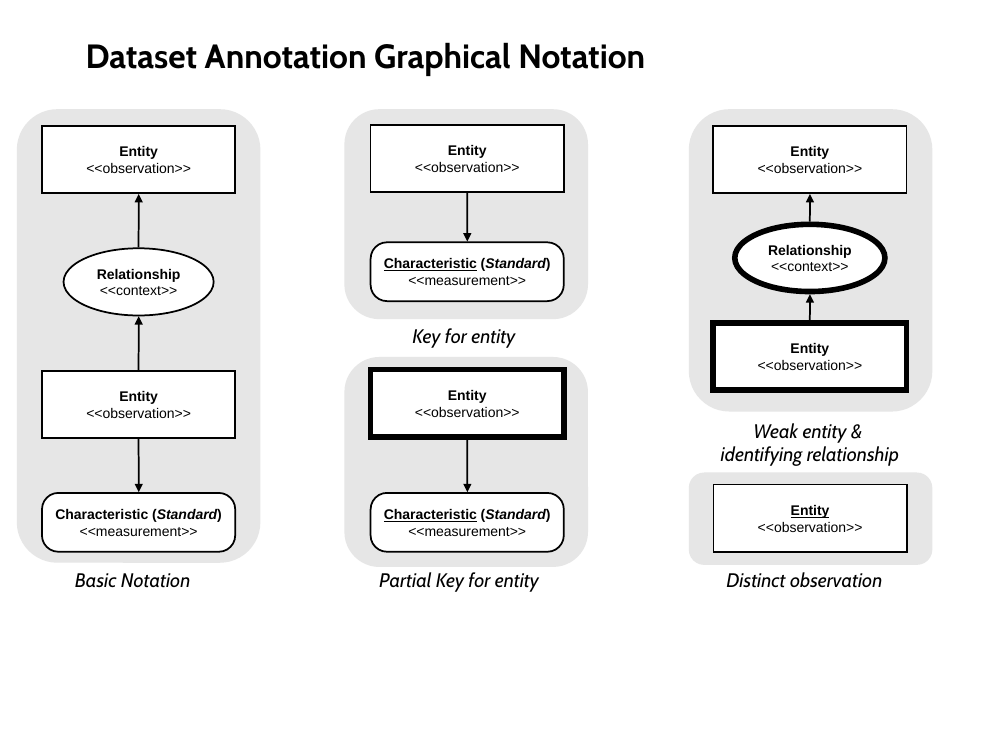
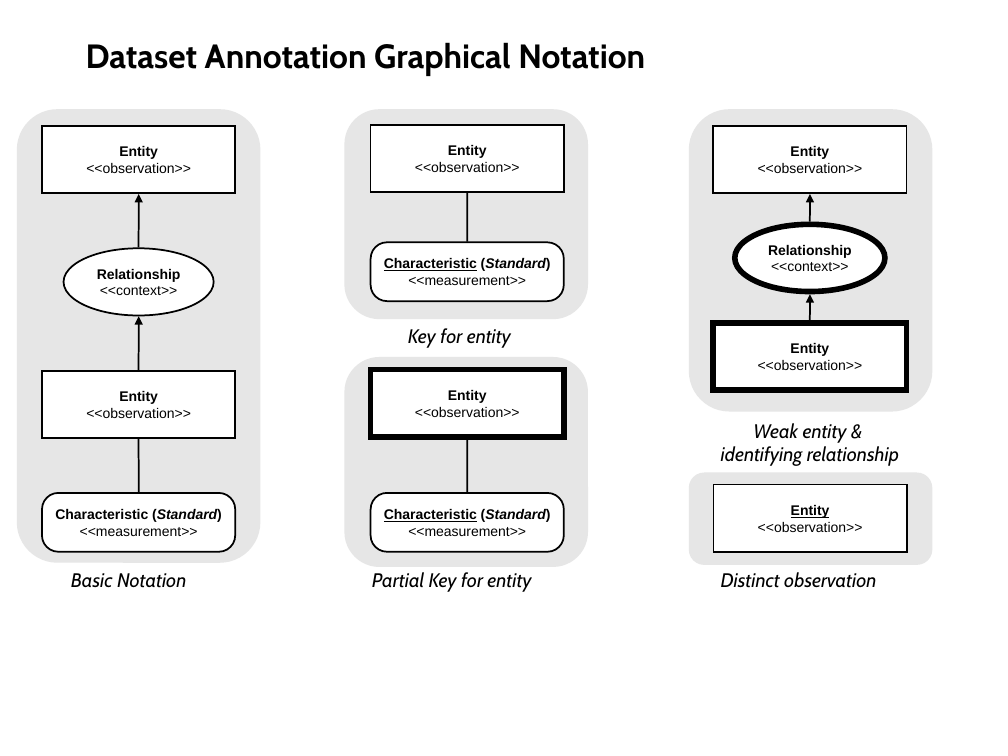
Before and after one commit to NCEAS/semtools, a slide deck: slide 1 of dev/sms/doc/gce-examples-2008.ppt. Drawn at 1008x756 pixels with LibreOffice and Linux fonts; fonts in the diff are those of the drawing. Boxes give left, top, right and bottom in pixels: in the first picture for what was removed or moved away, otherwise in the second. Text is boxed around its words. In the diff, an @@ line names an element or a change of style, - is before the commit and + after.

```diff
--- a/dev/sms/doc/gce-examples-2008.ppt
+++ b/dev/sms/doc/gce-examples-2008.ppt
@@ arrow (468, 193) - (468, 242): arrow to line @@
@@ text "Key for entity": place and size @@
-text "Key for entity" at (412, 328, 515, 348)
+text "Key for entity" at (408, 328, 511, 348)
@@ arrow (138, 438) - (139, 492): arrow to line @@
@@ arrow (468, 439) - (468, 492): arrow to line @@
@@ text "Basic Notation": place and size @@
-text "Basic Notation" at (75, 573, 190, 588)
+text "Basic Notation" at (71, 573, 186, 588)
@@ text "Partial Key for entity": place and size @@
-text "Partial Key for entity" at (379, 572, 539, 592)
+text "Partial Key for entity" at (372, 572, 531, 592)
@@ text "Distinct observation": place and size @@
-text "Distinct observation" at (726, 572, 882, 588)
+text "Distinct observation" at (721, 572, 876, 588)
```
Also in this commit, not shown: 8 other slides changed, 1 slide added, 1 other file.
